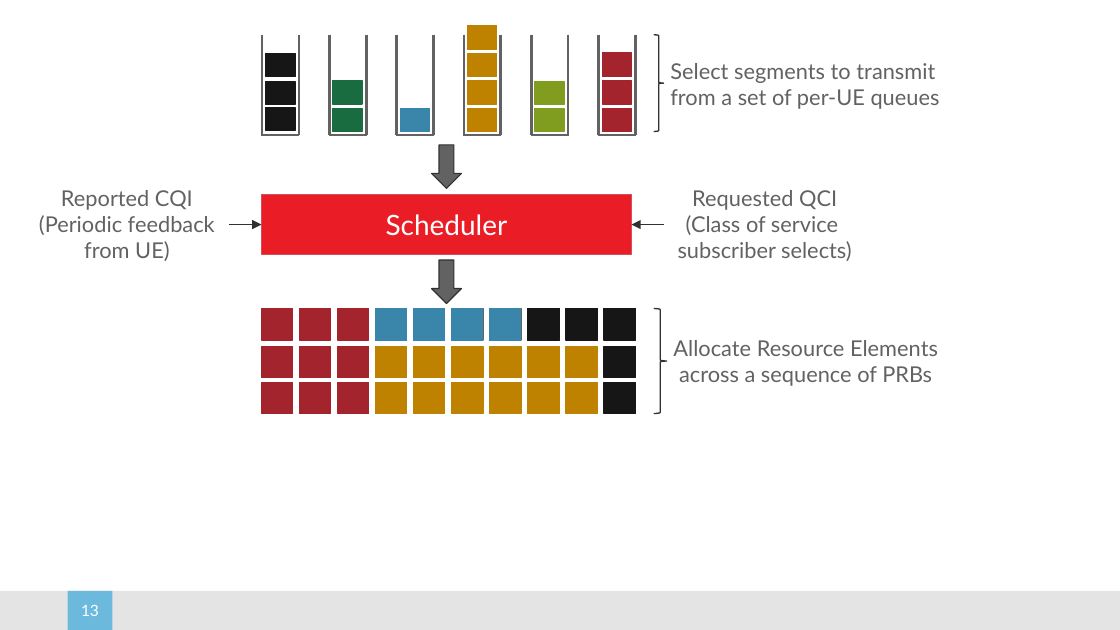
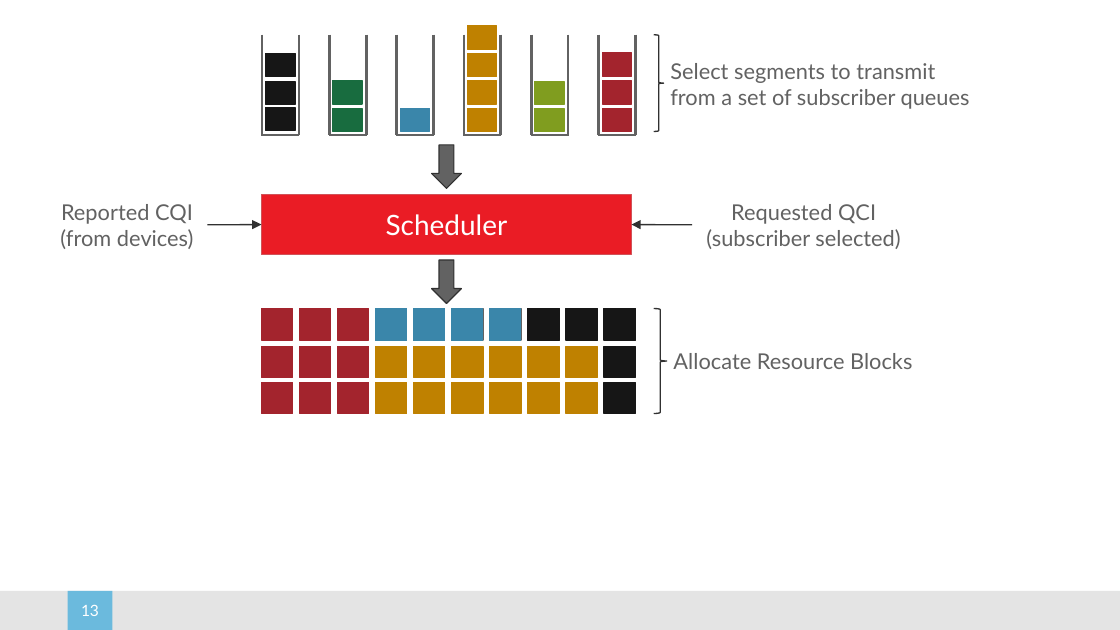
Before and after one commit to SystemsApproach/5G, a slide deck: slide 13 of figures.pptx. Drawn at 1120x630 pixels with LibreOffice and Linux fonts; fonts in the diff are those of the drawing; background and template pictures are left out. Boxes give left, top, right and bottom in pixels: in the first picture for what was removed or moved away, otherwise in the second. Text is boxed around its words. In the diff, an @@ line names an element or a change of style, - is before the commit and + after.

Commit message:
added Resource Block language

```diff
--- a/figures.pptx
+++ b/figures.pptx
@@ text at [670, 89, 970, 109]: text changed @@
-from a set of per-UE queues
+from a set of subscriber queues
@@ text "Reported CQI": place and size @@
-text "Reported CQI" at [39, 190, 215, 261]
+text "Reported CQI" at [60, 204, 194, 249]
@@ text "Requested QCI": place and size @@
-text "Requested QCI" at [678, 190, 852, 261]
+text "Requested QCI" at [706, 204, 900, 249]
@@ text at [60, 229, 194, 249]: text changed @@
-(Periodic feedback
-from UE)
+(from devices)
@@ arrow moved from (230, 225) - (261, 225) to (207, 225) - (261, 225) @@
@@ arrow moved from (664, 225) - (632, 225) to (692, 225) - (632, 225) @@
@@ text at [706, 229, 900, 249]: text changed @@
-(Class of service
-subscriber selects)
+(subscriber selected)
@@ text at [673, 353, 912, 369]: text changed @@
-Allocate Resource Elements
-across a sequence of PRBs
+Allocate Resource Blocks
```
Also in this commit, not shown: 1 other file.
